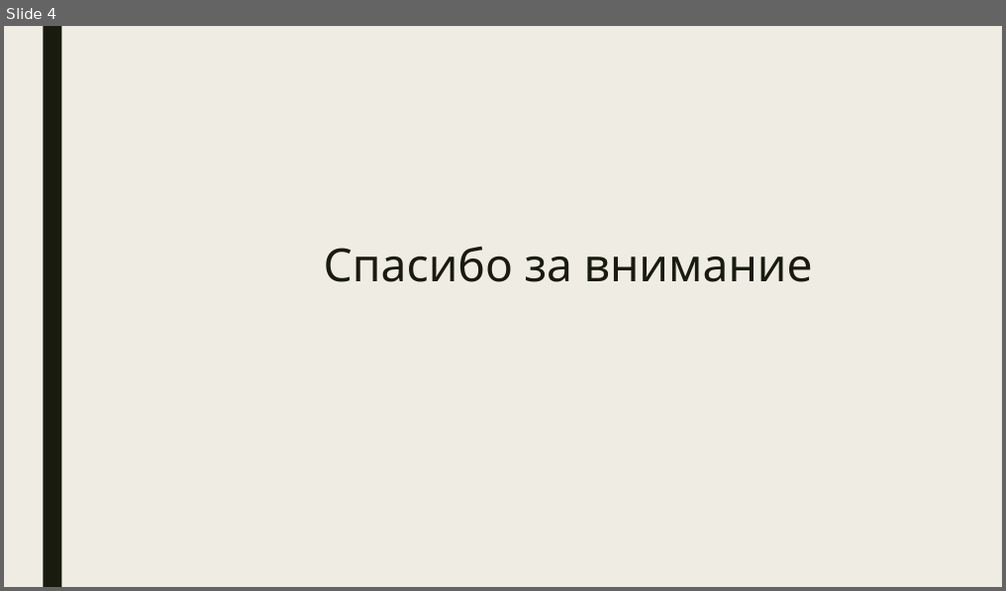
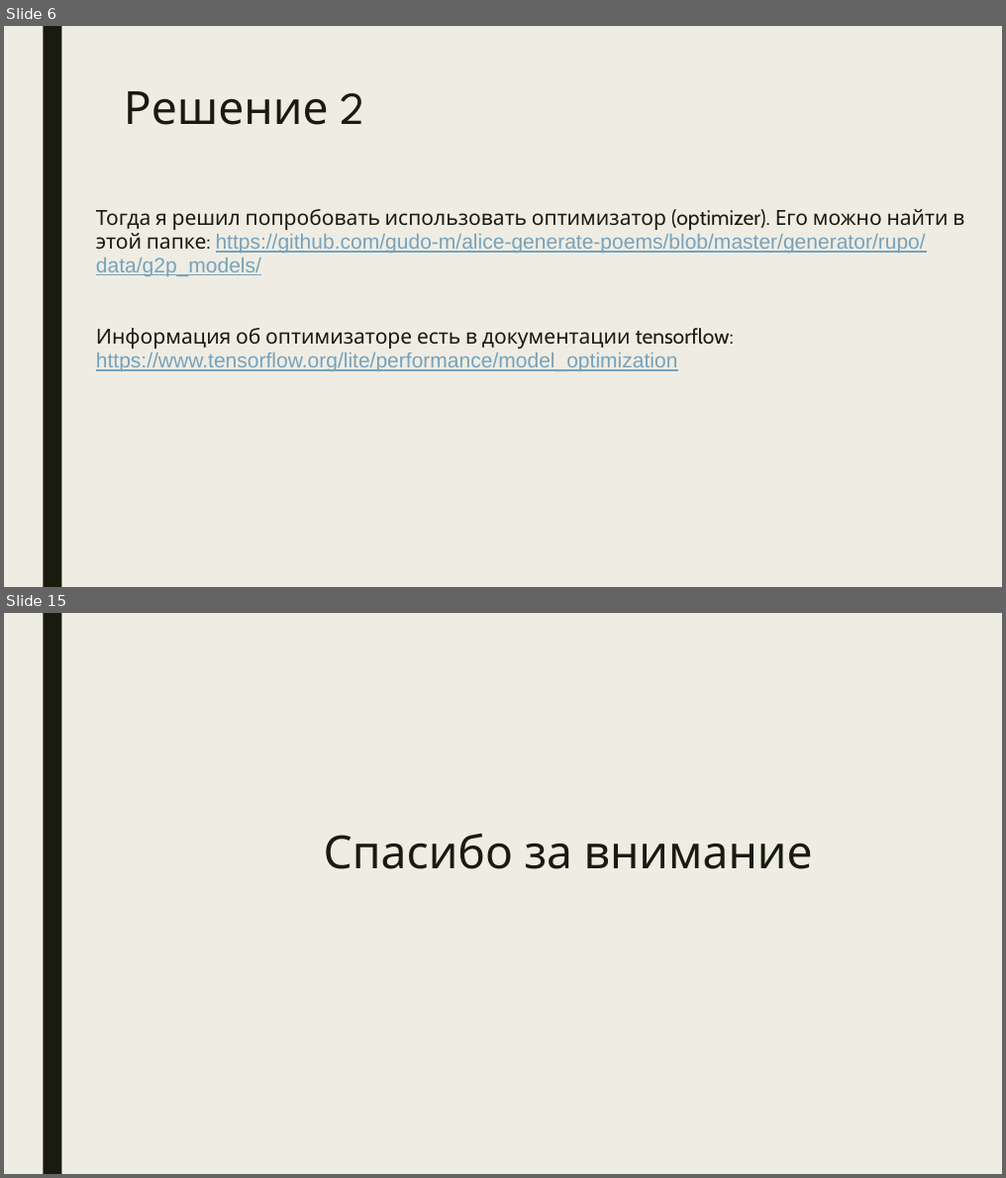
Before and after one commit to nsuglob/alice-generate-poems, a slide deck: doc_ru.pptx. Shown one above the other, each under a label of ours: slide 4 before the commit, slides 6 and 15 after it; the slides between them are not shown. The pictures are 1006x591 and 1006x1178 pixels, drawn with LibreOffice and Linux fonts; fonts in the diff are those of the drawing. Boxes give left, top, right and bottom in pixels: in the first picture for what was removed or moved away, otherwise in the second. Text is boxed around its words. In the diff, an @@ line names an element or a change of style, - is before the commit and + after.

```diff
--- a/doc_ru.pptx
+++ b/doc_ru.pptx
@@ slide 6 added at (4, 26, 1002, 587), background #EFEDE3; not listed: 1 template element that a slide beside it also shows @@
@@ text added at (124, 91, 364, 125), 44 pt, text #191B0E @@
+Решение 2
@@ text added at (96, 209, 964, 372), 20 pt, text #77A2BB, underline @@
+Тогда я решил попробовать использовать оптимизатор (optimizer). Его можно найти в этой папке: https://github.com/gudo-m/alice-generate-poems/blob/master/generator/rupo/data/g2p_models/
+Информация об оптимизаторе есть в документации tensorflow: https://www.tensorflow.org/lite/performance/model_optimization
@@ what was slide 4 is now slide 15 @@
```
Also in this commit, not shown: 3 slides changed, 10 other slides added.
